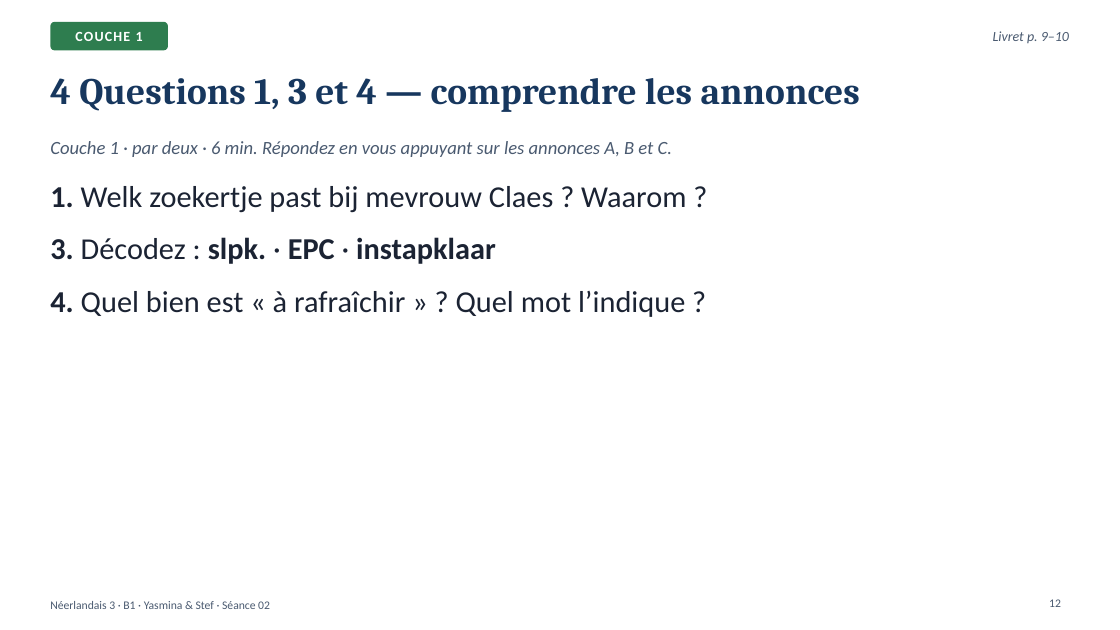
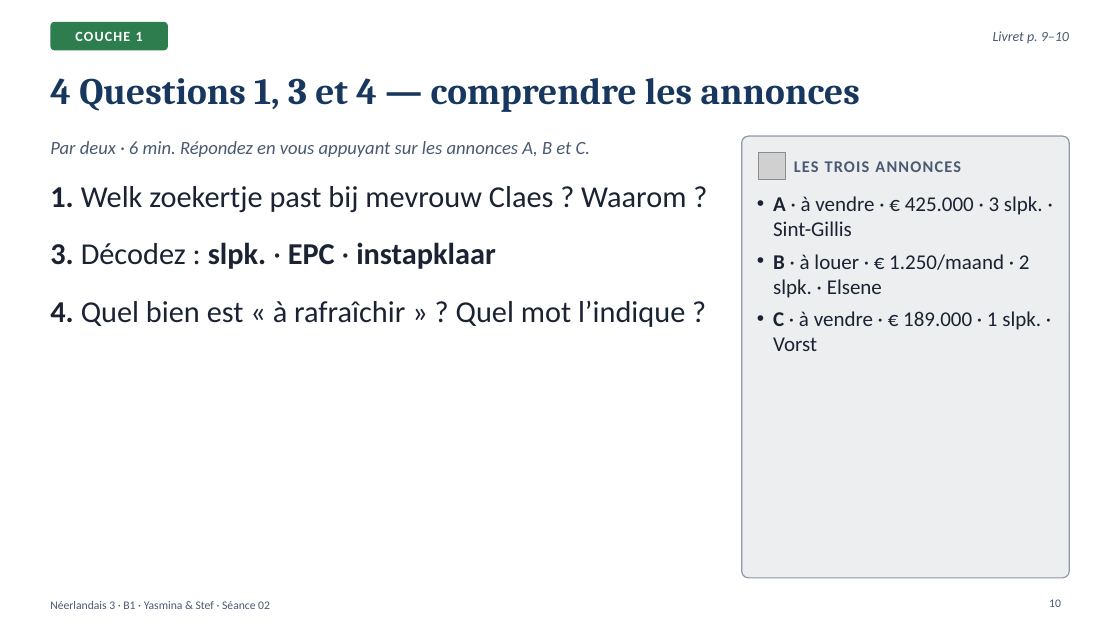
Before and after one commit to ajouniaux/talenleren, a slide deck: slide 10 of neerlandais3/powerpoints/Seance_02_De_woning_beschrijven.pptx (slide 12 before the commit). Drawn at 1120x630 pixels with LibreOffice and Linux fonts; fonts in the diff are those of the drawing; grey boxes stand for pictures. Boxes give left, top, right and bottom in pixels: in the first picture for what was removed or moved away, otherwise in the second. Text is boxed around its words. In the diff, an @@ line names an element or a change of style, - is before the commit and + after.

```diff
--- a/neerlandais3/powerpoints/Seance_02_De_woning_beschrijven.pptx
+++ b/neerlandais3/powerpoints/Seance_02_De_woning_beschrijven.pptx
@@ text at [50, 141, 590, 157]: text changed @@
-Couche 1 · par deux · 6 min. Répondez en vous appuyant sur les annonces A, B et C.
+Par deux · 6 min. Répondez en vous appuyant sur les annonces A, B et C.
@@ rounded rectangle added at [742, 136, 1070, 578], fill #4A5A70 at 10% opacity, outline #4A5A70 1 pt @@
@@ text "1. Welk zoekertje past bij ..." at [50, 186, 686, 327]: more space between paragraphs @@
@@ picture added at [759, 153, 786, 180] @@
@@ text added at [794, 161, 961, 172], 14 pt, text #4A5A70, bold @@
+LES TROIS ANNONCES
@@ text added at [773, 196, 1043, 351], 18 pt, text #1B2333 @@
+• A · à vendre · € 425.000 · 3 slpk. · Sint-Gillis
+• B · à louer · € 1.250/maand · 2 slpk. · Elsene
+• C · à vendre · € 189.000 · 1 slpk. · Vorst
@@ page number at [1049, 599, 1061, 607]: text changed @@
-12
+10
```
Also in this commit, not shown: 18 other slides changed, 4 slides added, 5 slides removed, 15 other files.
